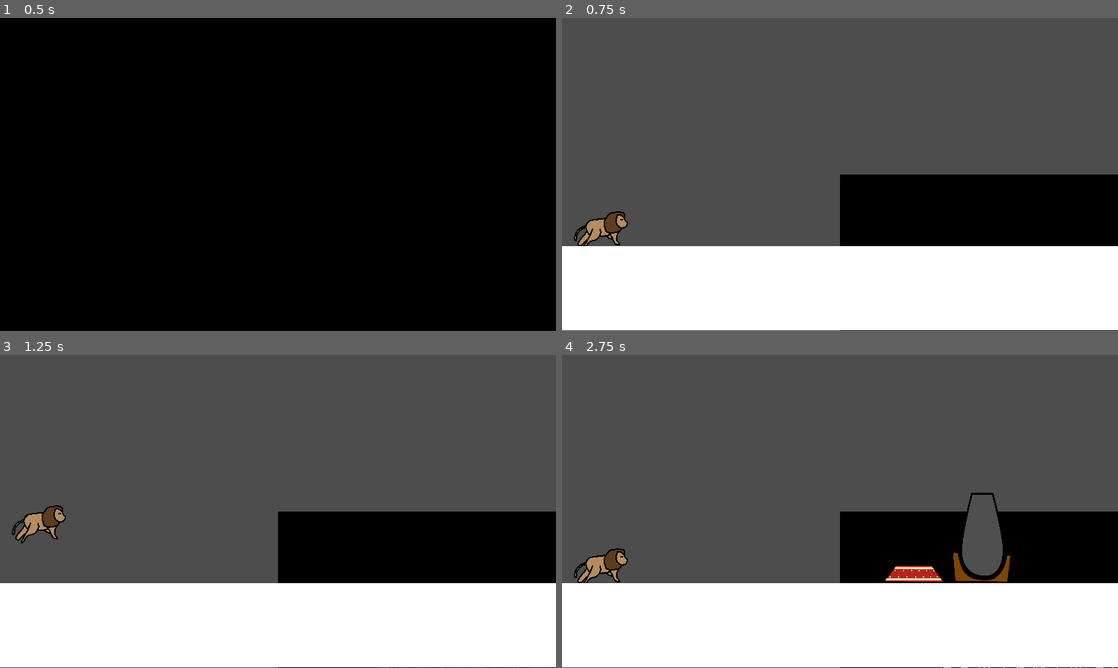
Above: before the commit, frames 1-4 (two rows, left to right).
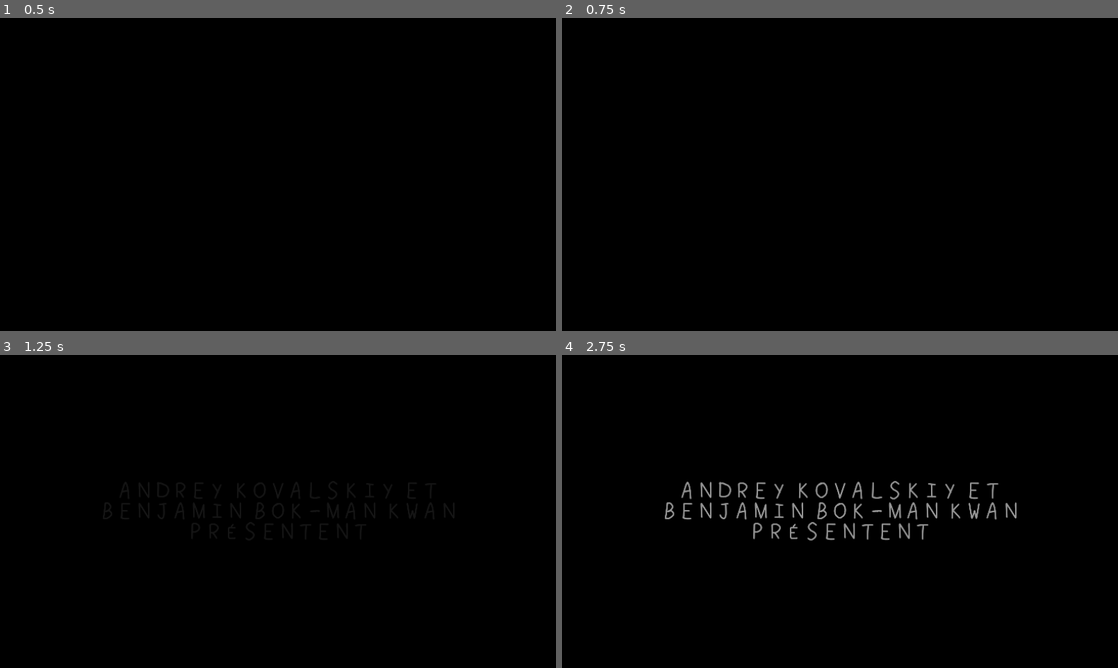
Above: after the commit, the same moments.

Repository: MotionForce/lionRun
Game: Godot game, scene res://assets/intro.tscn
The game is run twice, just before and just after one commit, with the same random seed, the same clock (stepped at 60 frames per second) and the same inputs.
Inputs:
- Up to frame 1 (0.5 s): no input
- Up to frame 2 (0.75 s): tap Enter at 0.5 s
- Up to frame 3 (1.25 s): tap Space (Jump 1) at 0.77 s
- Up to frame 4 (2.75 s): tap Space (Jump 1) at 1.52 s

Frame 1 is identical in both runs. In frame 2, 88% of the frame differs, in the area x 0-100%, y 0-100%; in frame 3, 88%; in frame 4, 90%.
Error after the commit: Parse Error: Used tab character for indentation instead of space as used before in the file. (res://assets/scripts/intro_to_main.gd:7)

Commit message:
Removed hotkey from file

Diff:
--- a/assets/scripts/intro_to_main.gd
+++ b/assets/scripts/intro_to_main.gd
@@ -2,10 +2,10 @@
 
 var game_scene = preload("res://Game_Scene.tscn").instantiate()
 
-func _input(event):
-	if event.is_action_pressed("Skip intro"):
-		get_tree().root.add_child(game_scene)
-
+func _unhandled_input(event):
+    if event is InputEventKey:
+        if event.pressed:
+					get_tree().root.add_child(game_scene)
 
 func _on_AnimationPlayer_animation_finished(anim_name):
 	if anim_name == "intro_sequence":
